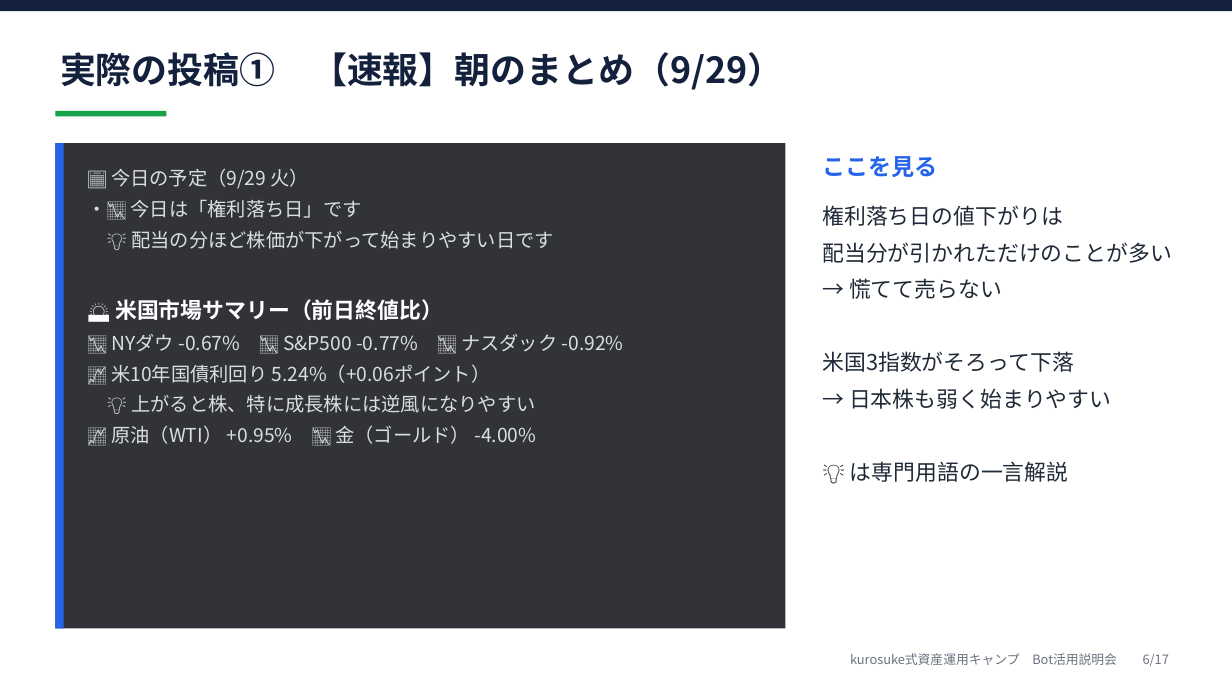
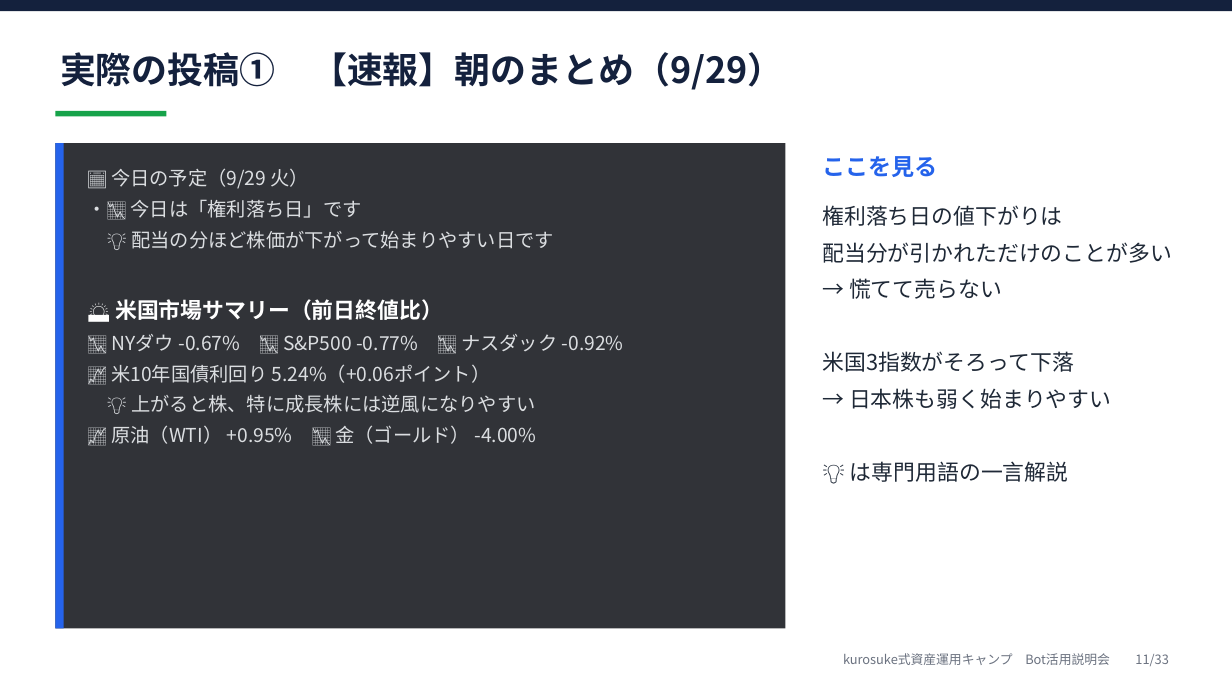
Before and after one commit to kurosuke26/Trading-Signal-Bot-Kurosuke, a slide deck: slide 11 of docs/camp_briefing/camp_briefing.pptx (slide 6 before the commit). Drawn at 1232x693 pixels with LibreOffice and Linux fonts; fonts in the diff are those of the drawing. Boxes give left, top, right and bottom in pixels: in the first picture for what was removed or moved away, otherwise in the second. Text is boxed around its words. In the diff, an @@ line names an element or a change of style, - is before the commit and + after.

```diff
--- a/docs/camp_briefing/camp_briefing.pptx
+++ b/docs/camp_briefing/camp_briefing.pptx
@@ text at (843, 653, 1168, 666): text changed @@
-kurosuke式資産運用キャンプ Bot活用説明会 6/17
+kurosuke式資産運用キャンプ Bot活用説明会 11/33
```
Also in this commit, not shown: 15 other slides changed, 16 slides added, 2 other files.
